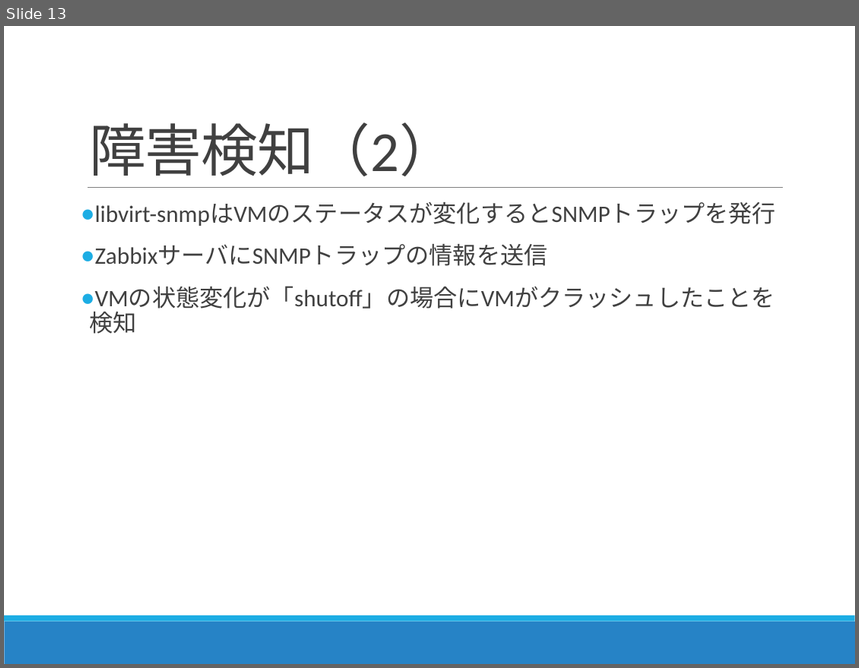
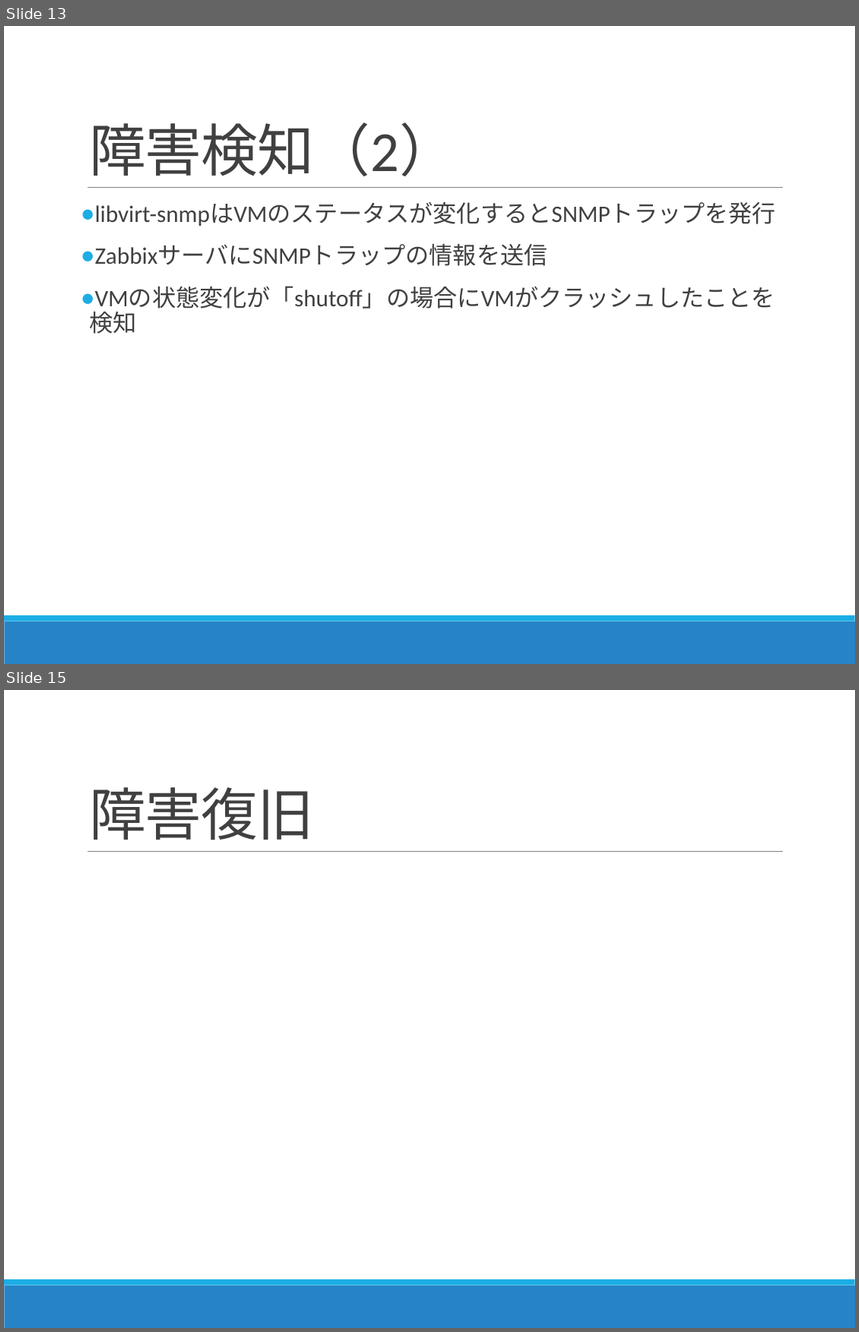
Before and after one commit to Kota0823/Document, a slide deck: 輪講2019-1_鈴木洸太.pptx. Shown one above the other, each under a label of ours: slide 13 before the commit, slides 13 and 15 after it; the slides between them are not shown. The pictures are 859x668 and 859x1332 pixels, drawn with LibreOffice and Linux fonts; fonts in the diff are those of the drawing. Boxes give left, top, right and bottom in pixels: in the first picture for what was removed or moved away, otherwise in the second. Text is boxed around its words. In the diff, an @@ line names an element or a change of style, - is before the commit and + after.

```diff
--- a/輪講2019-1_鈴木洸太.pptx
+++ b/輪講2019-1_鈴木洸太.pptx
@@ slide 15 added at [4,690,855,1328], background #FFFFFF; not listed: 3 template elements that a slide beside it also shows @@
@@ title added at [89,787,314,840], 48 pt, text #404040 @@
+障害復旧
```
Also in this commit, not shown: 5 slides changed, 5 other files.
